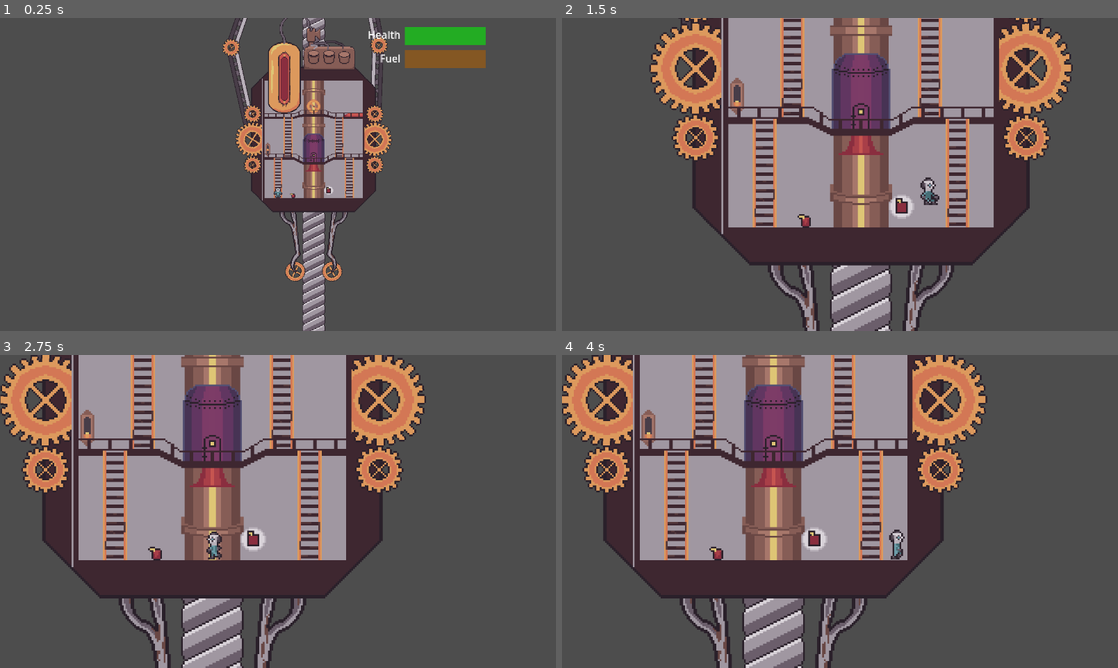
Above: before the commit, frames 1-4 (two rows, left to right).
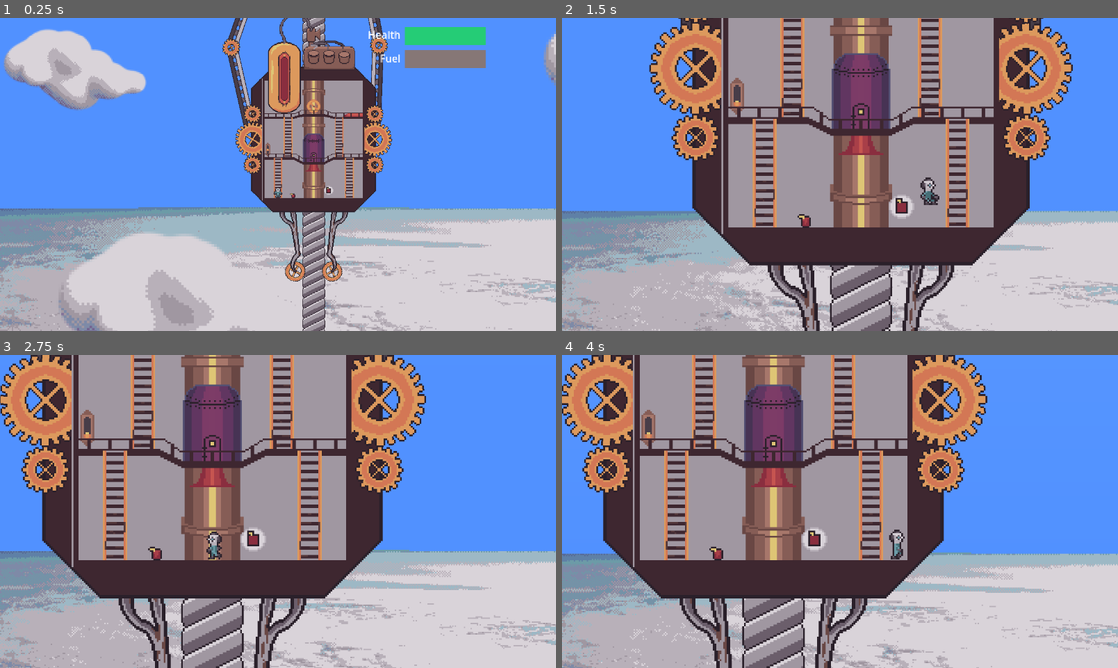
Above: after the commit, the same moments.

Repository: Popcornmotte/elevatorpitch
Game: Godot game, scene res://Scenes/World/test_scenes.tscn
Same seed, same stepped clock (60 frames per second), same inputs: the game is played once before the commit and once after it. This scene is started directly instead of the project's main scene. Sound files missing from this copy of the repository are replaced by a short silence.
Inputs (mouse positions are in pixels of both pictures, inside the frame that each line leads up to):
- Up to frame 1 (0.25 s): no input
- Up to frame 2 (1.5 s): move the mouse to (962, 158) at 0.52 s; hold W (up) 0.53-1.28 s; hold D (right) from 0.53 s (still down); move the mouse to (728, 190) at 1.27 s; tap Space (Fling) at 1.35 s
- Up to frame 3 (2.75 s): tap W (up) at 1.52, 1.55, 1.82, 2.3 s; move the mouse to (333, 442) at 2.02 s; release D (right) at 2.03 s; press the mouse at (333, 442) at 2.03 s; hold A (left) from 2.03 s (still down)
- Up to frame 4 (4 s): move the mouse to (812, 574) at 2.77 s; release A (left) at 2.78 s; release the mouse at (812, 574) at 2.78 s; hold D (right) from 2.78 s (still down); tap E (interact) at 2.85 s; tap W (up) at 3.02, 3.05, 3.32 s; move the mouse to (1006, 558) at 3.52 s; hold W (up) from 3.53 s (still down)

The runs differ from the first frame. In frame 1, 86% of the frame differs, in the area x 0-100%, y 0-100%; in frame 2, 47%; in frame 3, 48%; in frame 4, 49%.

Commit message:
Implement custom parallax

Diff:
--- a/Scenes/Objects/elevator.tscn
+++ b/Scenes/Objects/elevator.tscn
@@ -24,6 +24,7 @@
 [ext_resource type="Texture2D" uid="uid://bb36mwhht2hya" path="res://Assets/Sprites/spark.png" id="11_eb7jo"]
 [ext_resource type="Script" path="res://Scripts/PhysicalArm.gd" id="17_yi1ig"]
 [ext_resource type="Texture2D" uid="uid://btsxud1jfvfvj" path="res://Assets/Sprites/dottedLine.png" id="19_5krrx"]
+[ext_resource type="PackedScene" uid="uid://76relfo52far" path="res://Scenes/World/climbEnvironment.tscn" id="25_881fs"]
 
 [sub_resource type="CapsuleShape2D" id="CapsuleShape2D_ohd1j"]
 radius = 112.0
@@ -307,6 +308,7 @@
 texture = ExtResource("2_o1aa6")
 
 [node name="Cable" type="Node2D" parent="LegsAndCable/Legs"]
+visible = false
 z_index = -2
 position = Vector2(0, -176)
 
@@ -480,7 +482,7 @@
 [node name="TipBone" type="Bone2D" parent="Arms/SkeletonIK_Left/GearBone/UpperArmBone/LowerArmBone"]
 position = Vector2(154, 2.33574)
 rotation = 0.103699
-scale = Vector2(0.999995, 0.999995)
+scale = Vector2(0.999994, 0.999994)
 rest = Transform2D(0.994623, 0.103513, -0.103513, 0.994623, 154, 2.33574)
 auto_calculate_length_and_angle = false
 length = 16.0
@@ -868,6 +870,8 @@
 [node name="interior" parent="." instance=ExtResource("6_kqtpx")]
 z_index = 3
 
+[node name="ClimbEnvironment" parent="." instance=ExtResource("25_881fs")]
+
 [connection signal="area_entered" from="HullBody/DamageReceiver" to="." method="on_area_entered"]
 [connection signal="finished" from="HullBody/EngineSound" to="." method="_on_engine_sound_finished"]
 [connection signal="body_entered" from="Arms/PhysicalArmRight/UpperArm/LowerArm/Claw/GrabArea" to="Arms/PhysicalArmRight/UpperArm/LowerArm/Claw" method="_on_grab_area_body_entered"]
--- a/Scenes/World/climbEnvironment.tscn
+++ b/Scenes/World/climbEnvironment.tscn
@@ -1,12 +1,15 @@
-[gd_scene load_steps=10 format=3 uid="uid://76relfo52far"]
+[gd_scene load_steps=13 format=3 uid="uid://76relfo52far"]
 
 [ext_resource type="Script" path="res://Scripts/climbEnvironmentVisuals.gd" id="1_s7ll6"]
 [ext_resource type="Shader" uid="uid://caeowpn5l8teu" path="res://Assets/Shaders/Atmosphere.tres" id="1_ty3bg"]
+[ext_resource type="Script" path="res://Scripts/ParallaxParent.gd" id="2_3qcxm"]
 [ext_resource type="Texture2D" uid="uid://qdg436exlg7u" path="res://Assets/Sprites/target.png" id="2_c11ib"]
 [ext_resource type="Texture2D" uid="uid://dj48sbsrbhnyx" path="res://Assets/Sprites/Environment/cloud0.png" id="2_v032u"]
+[ext_resource type="Script" path="res://Scripts/ParallaxLayer.gd" id="3_bcsqh"]
 [ext_resource type="Texture2D" uid="uid://cxg53vakcb674" path="res://Assets/Sprites/Environment/cloud1.png" id="3_s7v75"]
 [ext_resource type="Texture2D" uid="uid://cf2ktxauq7g8u" path="res://Assets/Sprites/Environment/cloud2.png" id="4_ekote"]
 [ext_resource type="Texture2D" uid="uid://boi60j5kqlgi" path="res://Assets/Sprites/Environment/earth.png" id="5_5gv44"]
+[ext_resource type="Texture2D" uid="uid://cdocs2sd6mf" path="res://Assets/Sprites/Cable.png" id="5_x7fd4"]
 [ext_resource type="Texture2D" uid="uid://tm5n0ilgiy7l" path="res://Assets/Sprites/Environment/stars.png" id="8_gp112"]
 
 [sub_resource type="ShaderMaterial" id="ShaderMaterial_rg3oo"]
@@ -17,62 +20,106 @@
 shader_parameter/Mid = Color(0.835294, 1, 1, 1)
 shader_parameter/Low = Color(0.317647, 0.568627, 1, 1)
 
-[node name="ClimbEnvironment" type="Node2D" node_paths=PackedStringArray("atmosphere", "parallax")]
+[node name="ClimbEnvironment" type="Node2D" node_paths=PackedStringArray("atmosphere")]
 script = ExtResource("1_s7ll6")
 atmosphere = NodePath("FarBackground/Atmosphere")
-parallax = NodePath("ParallaxBackground")
 
-[node name="ParallaxBackground" type="ParallaxBackground" parent="."]
+[node name="ParallaxBackground" type="Node2D" parent="."]
+z_index = -50
+script = ExtResource("2_3qcxm")
 
-[node name="CloudsLayer0" type="ParallaxLayer" parent="ParallaxBackground" groups=["Clouds"]]
+[node name="CableLayer" type="Node2D" parent="ParallaxBackground"]
+z_index = 25
+script = ExtResource("3_bcsqh")
+
+[node name="Cable" type="Sprite2D" parent="ParallaxBackground/CableLayer"]
+texture = ExtResource("5_x7fd4")
+
+[node name="Cable3" type="Sprite2D" parent="ParallaxBackground/CableLayer"]
+position = Vector2(0, -240)
+texture = ExtResource("5_x7fd4")
+
+[node name="Cable5" type="Sprite2D" parent="ParallaxBackground/CableLayer"]
+position = Vector2(0, -480)
+texture = ExtResource("5_x7fd4")
+
+[node name="Cable7" type="Sprite2D" parent="ParallaxBackground/CableLayer"]
+position = Vector2(0, -720)
+texture = ExtResource("5_x7fd4")
+
+[node name="Cable9" type="Sprite2D" parent="ParallaxBackground/CableLayer"]
+position = Vector2(0, -960)
+texture = ExtResource("5_x7fd4")
+
+[node name="Cable2" type="Sprite2D" parent="ParallaxBackground/CableLayer"]
+position = Vector2(0, 240)
+texture = ExtResource("5_x7fd4")
+
+[node name="Cable4" type="Sprite2D" parent="ParallaxBackground/CableLayer"]
+position = Vector2(0, 480)
+texture = ExtResource("5_x7fd4")
+
+[node name="Cable6" type="Sprite2D" parent="ParallaxBackground/CableLayer"]
+position = Vector2(0, 720)
+texture = ExtResource("5_x7fd4")
+
+[node name="Cable8" type="Sprite2D" parent="ParallaxBackground/CableLayer"]
+position = Vector2(0, 960)
+texture = ExtResource("5_x7fd4")
+
+[node name="CloudsLayer0" type="Node2D" parent="ParallaxBackground" groups=["Clouds"]]
 z_index = 4
+script = ExtResource("3_bcsqh")
+movementFactor = 0.8
 
 [node name="Cloud0" type="Sprite2D" parent="ParallaxBackground/CloudsLayer0"]
-position = Vector2(272, 274)
+position = Vector2(-601, -421)
 scale = Vector2(4, 4)
 texture = ExtResource("2_v032u")
 
 [node name="Cloud1" type="Sprite2D" parent="ParallaxBackground/CloudsLayer0"]
-position = Vector2(1426, 922)
+position = Vector2(553, 227)
 scale = Vector2(4, 4)
 texture = ExtResource("3_s7v75")
 
 [node name="Cloud2" type="Sprite2D" parent="ParallaxBackground/CloudsLayer0"]
-position = Vector2(665, 1307)
+position = Vector2(-208, 612)
 scale = Vector2(4, 4)
 texture = ExtResource("4_ekote")
 
-[node name="CloudsLayer1" type="ParallaxLayer" parent="ParallaxBackground" groups=["Clouds"]]
+[node name="CloudsLayer1" type="Node2D" parent="ParallaxBackground" groups=["Clouds"]]
 z_index = 2
-motion_scale = Vector2(1, 0.5)
+script = ExtResource("3_bcsqh")
+movementFactor = 0.5
 
 [node name="Cloud3" type="Sprite2D" parent="ParallaxBackground/CloudsLayer1"]
-position = Vector2(1231, 391)
+position = Vector2(411, -461)
 scale = Vector2(2, 2)
 texture = ExtResource("2_v032u")
 
 [node name="Cloud4" type="Sprite2D" parent="ParallaxBackground/CloudsLayer1"]
-position = Vector2(169, 795)
+position = Vector2(-651, -57)
 scale = Vector2(2, 2)
 texture = ExtResource("3_s7v75")
 
 [node name="Cloud6" type="Sprite2D" parent="ParallaxBackground/CloudsLayer1"]
-position = Vector2(1423, 1614)
+position = Vector2(603, 762)
 scale = Vector2(2, 2)
 texture = ExtResource("3_s7v75")
 
 [node name="Cloud5" type="Sprite2D" parent="ParallaxBackground/CloudsLayer1"]
-position = Vector2(430, 1090)
+position = Vector2(-390, 238)
 scale = Vector2(2, 2)
 texture = ExtResource("4_ekote")
 
-[node name="EarthLayer" type="ParallaxLayer" parent="ParallaxBackground" groups=["Earth"]]
-z_index = -5
-motion_scale = Vector2(1, 0.063)
+[node name="EarthLayer" type="CanvasLayer" parent="ParallaxBackground" groups=["Earth"]]
+layer = -120
+script = ExtResource("3_bcsqh")
+movementFactor = 0.05
 
 [node name="Sprite2D" type="Sprite2D" parent="ParallaxBackground/EarthLayer"]
 z_index = -10
-position = Vector2(675, 275)
+position = Vector2(588, 398)
 scale = Vector2(3, 3)
 texture = ExtResource("5_5gv44")
 
--- /dev/null
+++ b/Scripts/ParallaxLayer.gd
@@ -0,0 +1,22 @@
+extends Node
+class_name CustomParallaxLayer
+
+@export var movementFactor = 1.0
+@onready var children = get_children()
+var maxCloudHeight : float
+var isCanvas = false
+
+func _ready():
+	isCanvas = get_child(0).get_parent() is CanvasLayer
+
+func _process(delta):
+	if isCanvas:
+		self.offset.y = movementFactor * Global.height * 100
+	else :
+		self.global_position.y = movementFactor * Global.height * 100
+	for child in children:
+		var respawn = true
+		respawn = respawn && !is_in_group("Earth")
+		respawn = respawn && (!is_in_group("Clouds") or Global.height <= maxCloudHeight)
+		if respawn && (child.global_position.y > 1000):
+			child.global_position.y -= 2000
--- /dev/null
+++ b/Scripts/ParallaxParent.gd
@@ -0,0 +1,18 @@
+extends Node2D
+
+@export var maxCloudHeight = 30
+var currentHeight = Global.height
+var children : Array[CustomParallaxLayer]
+
+# Called when the node enters the scene tree for the first time.
+func _ready():
+	for node in get_children():
+		if node is CustomParallaxLayer:
+			children.push_back(node)
+			node.maxCloudHeight = maxCloudHeight
+	pass # Replace with function body.
+
+
+# Called every frame. 'delta' is the elapsed time since the previous frame.
+func _process(delta):
+	pass
--- a/Scripts/climbEnvironmentVisuals.gd
+++ b/Scripts/climbEnvironmentVisuals.gd
@@ -1,28 +1,28 @@
 extends Node2D
 
 @export var atmosphere : Sprite2D
-@export var parallax : ParallaxBackground
+#@export var parallax : ParallaxBackground
 
-@export var maxCloudHeight = 30
+#@export var maxCloudHeight = 30
 
-var layers : Array[Node]
+#var layers : Array[Node]
 
 # Called when the node enters the scene tree for the first time.
 func _ready():
-	layers = parallax.get_children()
+	#layers = parallax.get_children()
 	pass # Replace with function body.
 
 
 # Called every frame. 'delta' is the elapsed time since the previous frame.
 func _process(delta):
 	atmosphere.material.set_shader_parameter("Height", Global.height)
-	parallax.scroll_base_offset.y = Global.height * 100
-	for layer in layers:
-		for child in layer.get_children():
-			var respawn = true
-			respawn = respawn && !layer.is_in_group("Earth")
-			respawn = respawn && (!layer.is_in_group("Clouds") or Global.height <= maxCloudHeight)
-			if respawn && (child.global_position.y > 1000):
-				child.global_position.y -= 2000
-				#print("Respawned " + child.name)
+	#parallax.scroll_base_offset.y = Global.height * 100
+	#for layer in layers:
+	#	for child in layer.get_children():
+	#		var respawn = true
+	#		respawn = respawn && !layer.is_in_group("Earth")
+	#		respawn = respawn && (!layer.is_in_group("Clouds") or Global.height <= maxCloudHeight)
+	#		if respawn && (child.global_position.y > 1500):
+	#			child.global_position.y -= 3000
+	#			#print("Respawned " + child.name)
 	pass
Not shown: 1 places in Scenes/Objects/elevator.tscn that only renumber resources
